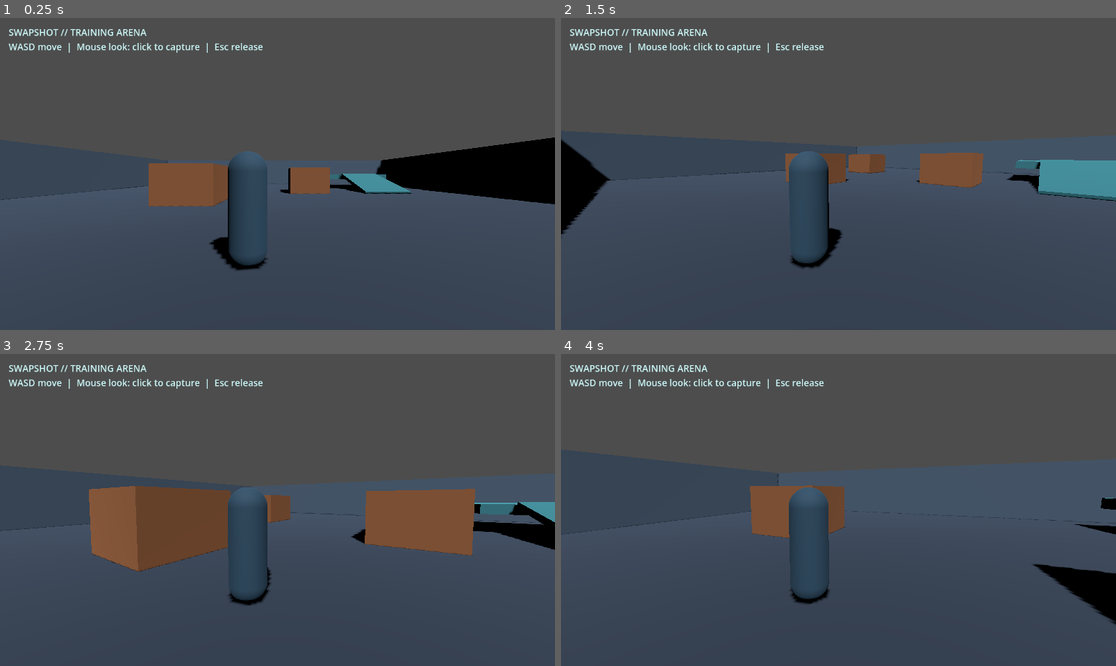
Above: before the commit, frames 1-4 (two rows, left to right).
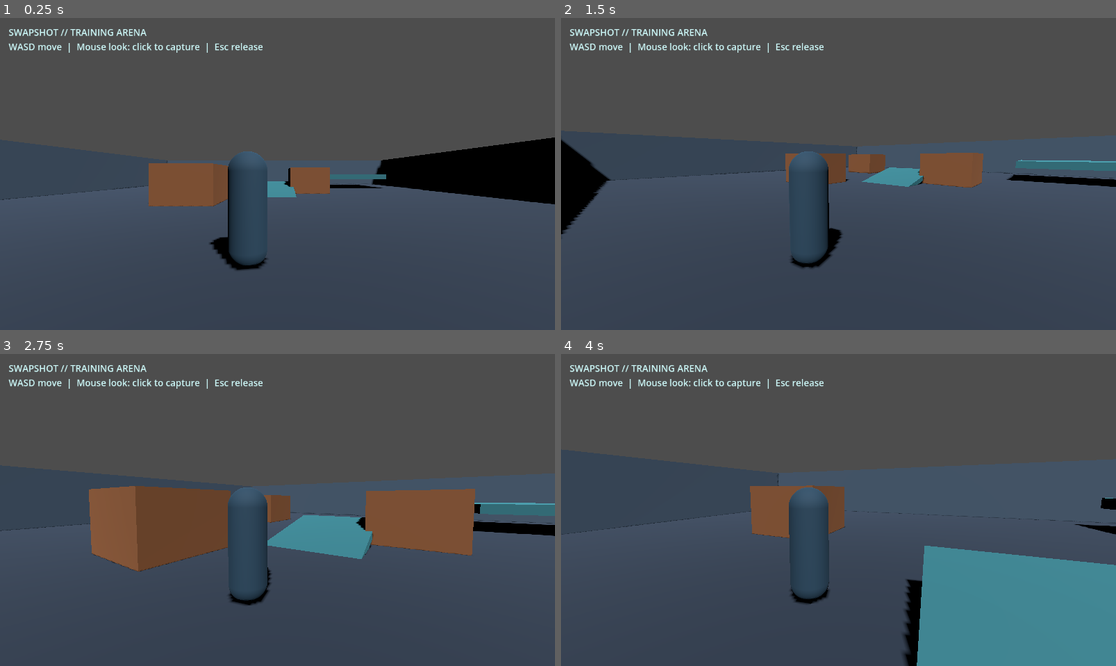
Above: after the commit, the same moments.

Repository: mishraaditya595/swapshot
Game: Godot game, scene res://scenes/main.tscn
Same seed, same stepped clock (60 frames per second), same inputs: the game is played once before the commit and once after it.
Inputs (mouse positions are in pixels of both pictures, inside the frame that each line leads up to):
- Up to frame 1 (0.25 s): no input
- Up to frame 2 (1.5 s): tap Enter at 0.5, 1.25 s; move the mouse to (960, 158) at 0.52 s; hold D (move_right) 0.53-1.28 s; click (960, 158) at 0.67 s; move the mouse to (810, 174) at 1.27 s; hold W (move_forward) from 1.28 s (still down)
- Up to frame 3 (2.75 s): keep holding W (move_forward); tap Enter at 2 s; move the mouse to (288, 503) at 2.02 s
- Up to frame 4 (4 s): keep holding W (move_forward); tap Enter at 2.75, 3.5 s; move the mouse to (832, 516) at 2.77 s; click (832, 516) at 2.92 s; move the mouse to (877, 513) at 3.52 s

The runs differ from the first frame. In frame 1, 0.8% of the frame differs, in the area x 48-75%, y 49-58%; in frame 2, 2.1%; in frame 3, 2.5%; in frame 4, 13%, in the area x 61-100%, y 61-100%.

Commit message:
fix(ms-01): align ramp with ground and elevated landing for walkable traversal

Diff:
--- a/scenes/levels/greybox_arena.tscn
+++ b/scenes/levels/greybox_arena.tscn
@@ -48,10 +48,10 @@
 
 [sub_resource type="BoxMesh" id="RampMesh"]
 material = SubResource("PlatformMat")
-size = Vector3(3.5, 0.3, 6)
+size = Vector3(3.5, 0.3, 6.4)
 
 [sub_resource type="BoxShape3D" id="RampShape"]
-size = Vector3(3.5, 0.3, 6)
+size = Vector3(3.5, 0.3, 6.4)
 
 [node name="TrainingArena" type="Node3D"]
 
@@ -144,8 +144,10 @@
 shape = SubResource("PlatformShape")
 
 [node name="AccessRamp" type="StaticBody3D" parent="."]
-position = Vector3(9, 0.72, -4.5)
-rotation = Vector3(0.237, 0, 0)
+# Both ramp ends meet their walkable surfaces, with a short overlap into
+# the raised platform (not a collision-blocking lip at either entrance).
+position = Vector3(9, 0.58, -4.5)
+rotation = Vector3(0.229, 0, 0)
 
 [node name="MeshInstance3D" type="MeshInstance3D" parent="AccessRamp"]
 mesh = SubResource("RampMesh")
